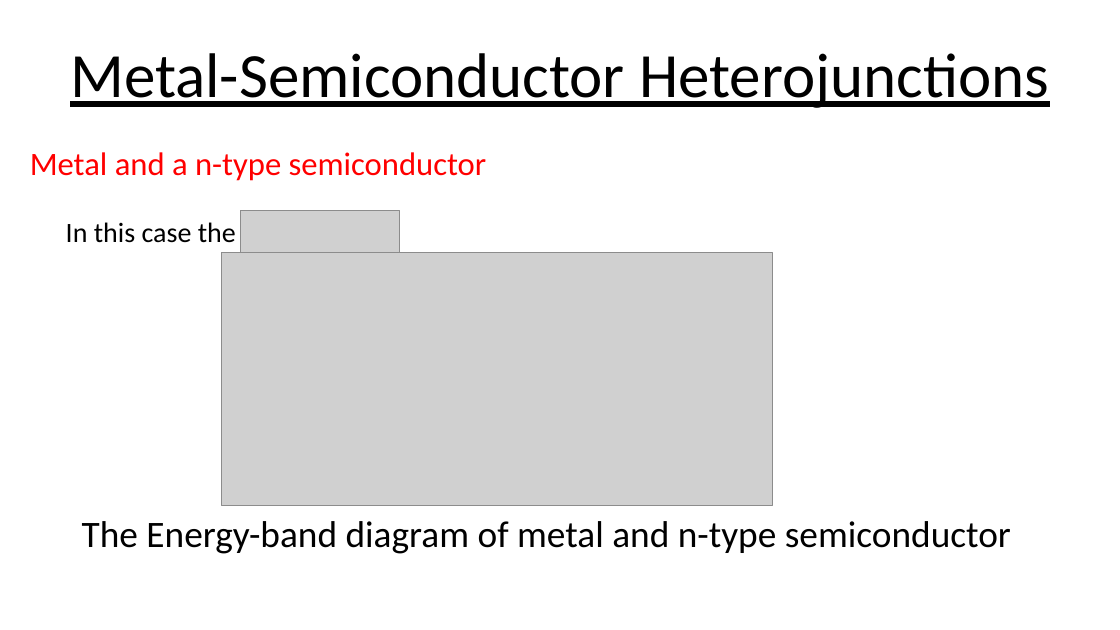
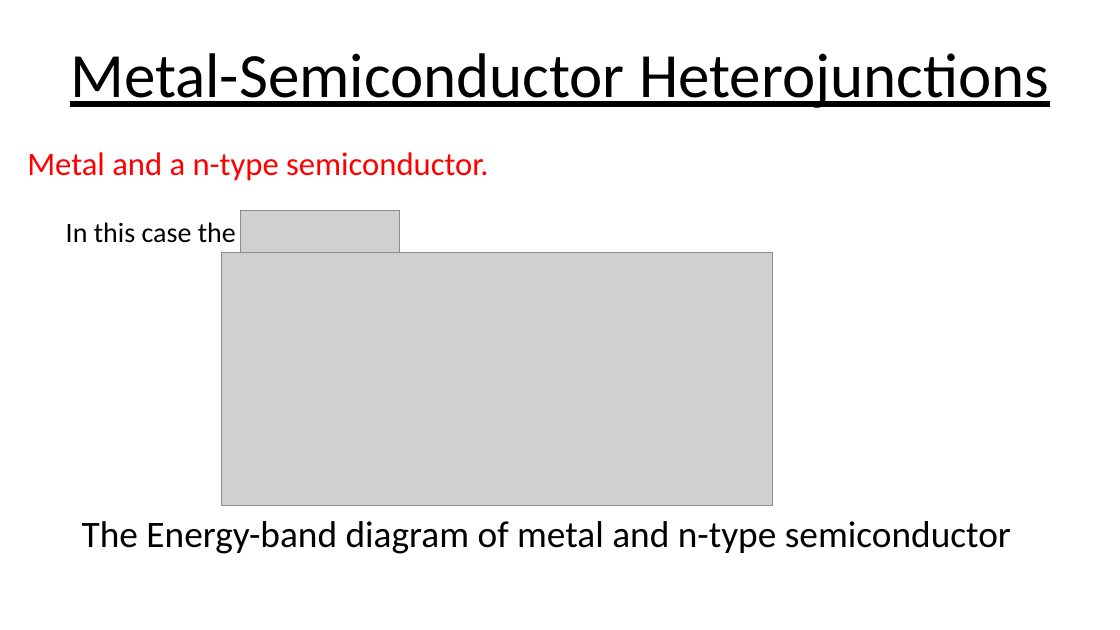
Before and after one commit to RAJATABHA2201/learngit, a slide deck: slide 1 of unacademy.pptx. Drawn at 1120x630 pixels with LibreOffice and Linux fonts; fonts in the diff are those of the drawing; grey boxes stand for pictures. Boxes give left, top, right and bottom in pixels: in the first picture for what was removed or moved away, otherwise in the second. Text is boxed around its words. In the diff, an @@ line names an element or a change of style, - is before the commit and + after.

Commit message:
raj change

```diff
--- a/unacademy.pptx
+++ b/unacademy.pptx
@@ text at [27,152,489,181]: text changed @@
-Metal and a n-type semiconductor
+Metal and a n-type semiconductor.
```
